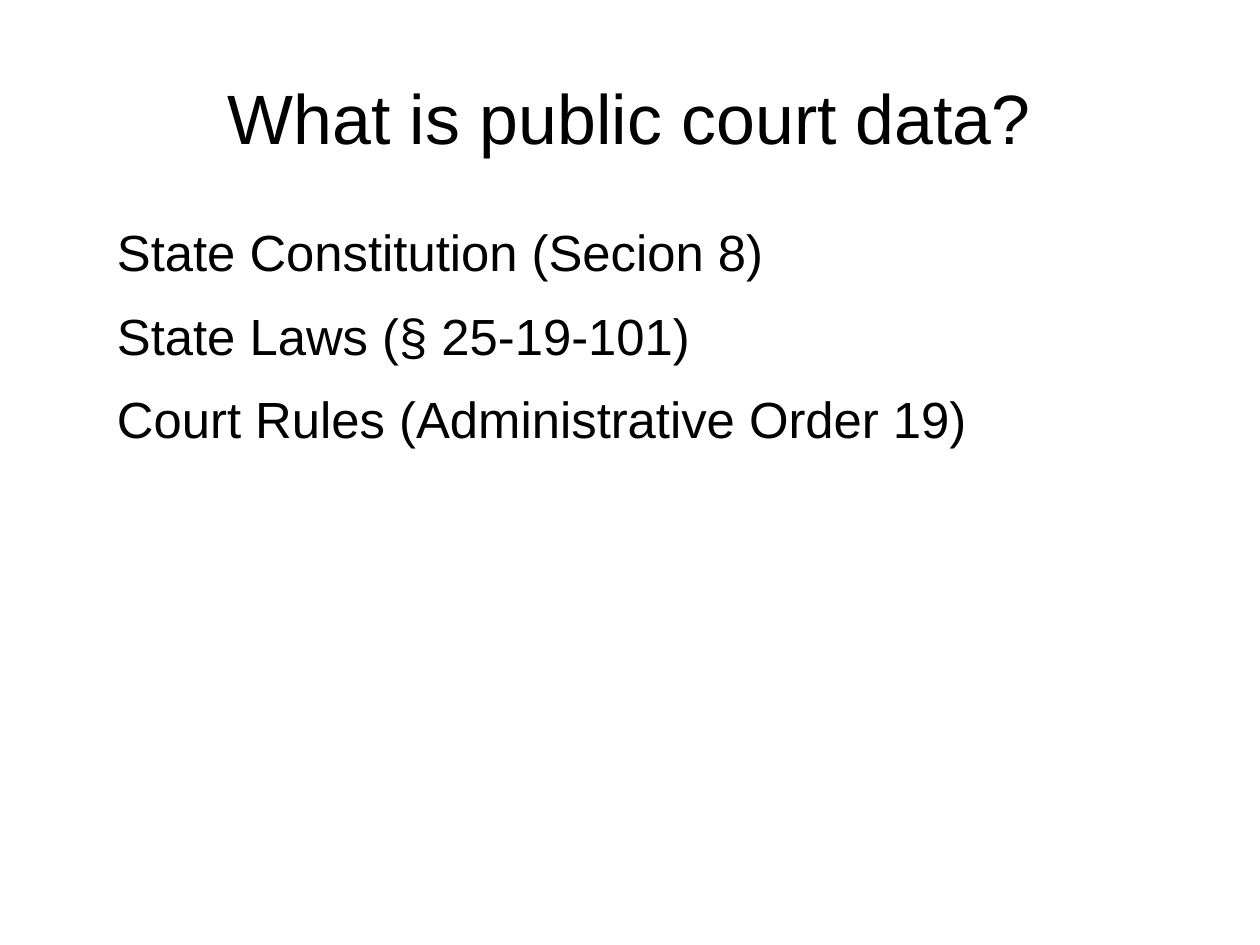
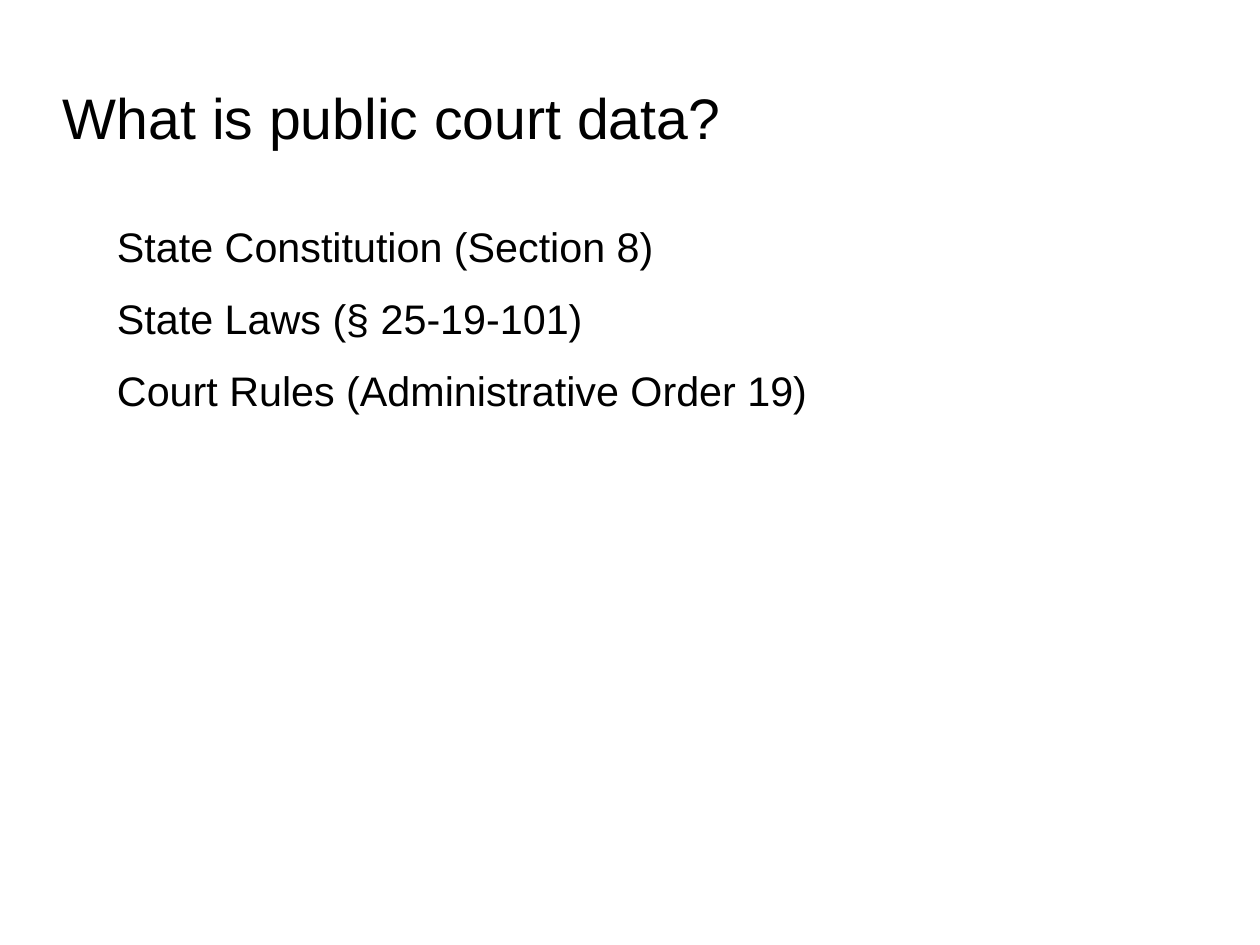
Before and after one commit to utecht/public_data, a slide deck: slide 2 of public_data.odp. Drawn at 1260x945 pixels with LibreOffice and Linux fonts; fonts in the diff are those of the drawing; background and template pictures are left out. Boxes give left, top, right and bottom in pixels: in the first picture for what was removed or moved away, otherwise in the second. Text is boxed around its words. In the diff, an @@ line names an element or a change of style, - is before the commit and + after.

```diff
--- a/public_data.odp
+++ b/public_data.odp
@@ title "What is public court data?": place and size @@
-title "What is public court data?" at [228, 93, 1031, 157]
+title "What is public court data?" at [63, 97, 720, 150]
@@ title "What is public court data?" at [63, 97, 720, 150]: size 44 to 36 pt; alignment centre to left @@
@@ text at [117, 232, 654, 270]: text changed; size 32 to 26 pt @@
-State Constitution (Secion 8)
+State Constitution (Section 8)
@@ text at [117, 304, 807, 414]: size 32 to 26 pt in "State Laws (§ 25-19-101)", "Court Rules (Administrative Order 19)" @@
```
Also in this commit, not shown: 12 other slides changed, 4 slides added, 4 slides removed.
